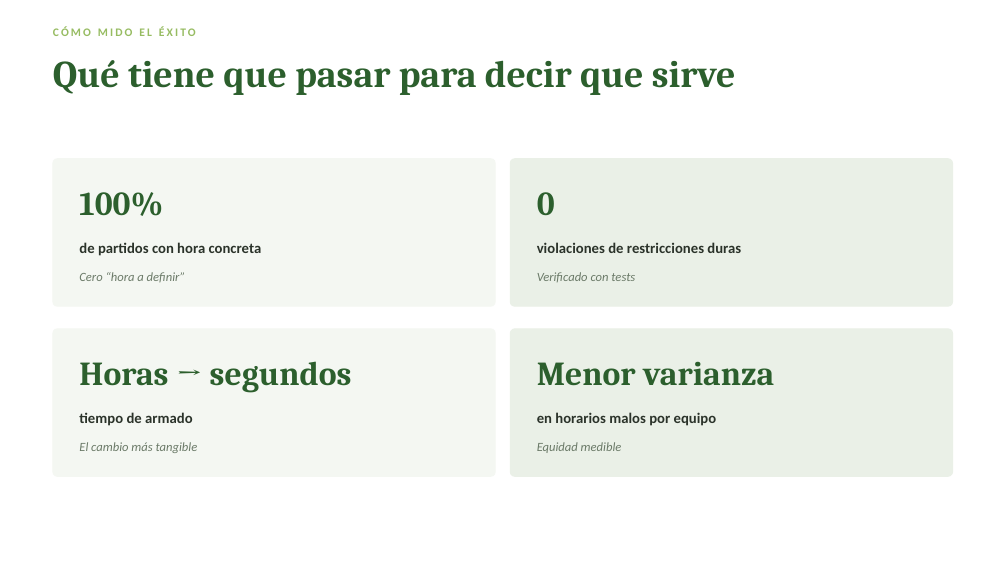
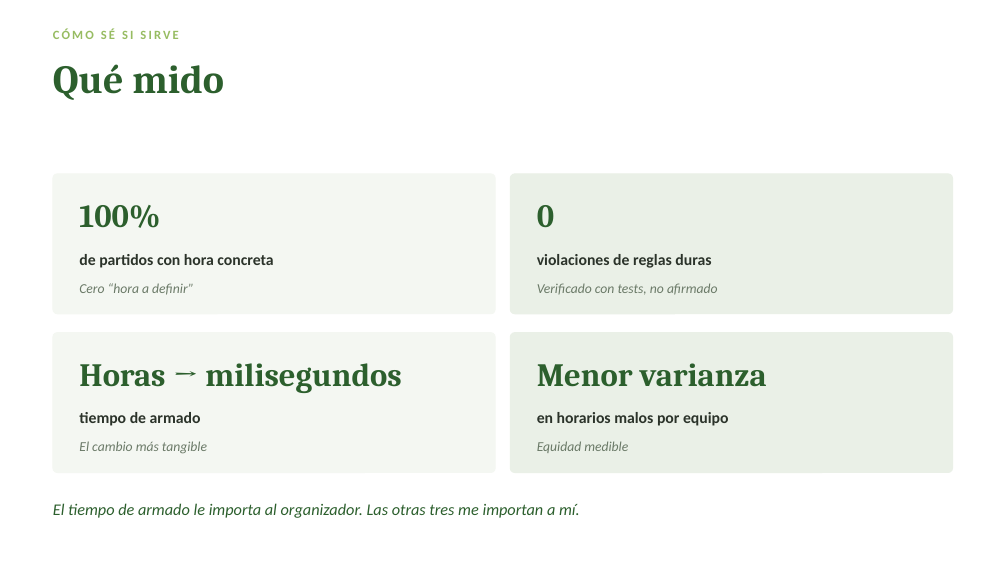
Before and after one commit to Panchoapc/hockey-planner, a slide deck: slide 15 of Caso-Practico-WhereX-Francisco-Pieper.pptx (slide 12 before the commit). Drawn at 1008x567 pixels with LibreOffice and Linux fonts; fonts in the diff are those of the drawing. Boxes give left, top, right and bottom in pixels: in the first picture for what was removed or moved away, otherwise in the second. Text is boxed around its words. In the diff, an @@ line names an element or a change of style, - is before the commit and + after.

```diff
--- a/Caso-Practico-WhereX-Francisco-Pieper.pptx
+++ b/Caso-Practico-WhereX-Francisco-Pieper.pptx
@@ text at <box>53,28,178,39</box>: text changed; size 11 to 12 pt @@
-CÓMO MIDO EL ÉXITO
+CÓMO SÉ SI SIRVE
@@ text at <box>53,64,224,100</box>: text changed; size 36 to 38 pt @@
-Qué tiene que pasar para decir que sirve
+Qué mido
@@ rounded rectangle: place and size @@
-rounded rectangle at <box>53,159,495,306</box>
+rounded rectangle at <box>53,174,495,314</box>
@@ proportions changed in 4 elements at <box>53,333,495,473</box>, <box>510,333,953,473</box>, <box>53,174,495,314</box>, <box>510,174,953,314</box> @@
@@ rounded rectangle: place and size @@
-rounded rectangle at <box>510,159,953,306</box>
+rounded rectangle at <box>510,174,953,314</box>
@@ text "100%": place and size @@
-text "100%" at <box>79,192,163,216</box>
+text "100%" at <box>79,205,160,228</box>
@@ size 32 to 31 pt in 3 elements at <box>537,363,767,387</box>, <box>79,205,160,228</box>, <box>537,205,554,227</box> @@
@@ text "0": place and size @@
-text "0" at <box>537,192,555,215</box>
+text "0" at <box>537,205,554,227</box>
@@ size 14 to 15 pt in 3 elements at <box>79,412,201,426</box>, <box>537,412,729,426</box>, <box>79,254,273,268</box> @@
@@ text "de partidos con hora concreta": place and size @@
-text "de partidos con hora concreta" at <box>79,242,262,256</box>
+text "de partidos con hora concreta" at <box>79,254,273,268</box>
@@ text at <box>537,254,711,268</box>: text changed; size 14 to 15 pt @@
-violaciones de restricciones duras
+violaciones de reglas duras
@@ size 12 to 13 pt in 3 elements at <box>79,441,207,454</box>, <box>537,441,628,453</box>, <box>79,283,194,295</box> @@
@@ text "Cero “hora a definir”": place and size @@
-text "Cero “hora a definir”" at <box>79,272,186,282</box>
+text "Cero “hora a definir”" at <box>79,283,194,295</box>
@@ text at <box>537,283,718,295</box>: text changed; size 12 to 13 pt @@
-Verificado con tests
+Verificado con tests, no afirmado
@@ rounded rectangle: place and size @@
-rounded rectangle at <box>53,329,495,476</box>
+rounded rectangle at <box>53,333,495,473</box>
@@ rounded rectangle: place and size @@
-rounded rectangle at <box>510,329,953,476</box>
+rounded rectangle at <box>510,333,953,473</box>
@@ text at <box>79,363,401,393</box>: text changed; size 32 to 31 pt @@
-Horas → segundos
+Horas → milisegundos
@@ text added at <box>53,503,580,518</box>, 15.5 pt, text #2C5F2D, italic @@
+El tiempo de armado le importa al organizador. Las otras tres me importan a mí.
```
Also in this commit, not shown: 8 other slides changed, 9 slides added, 7 slides removed, 1 other file.
